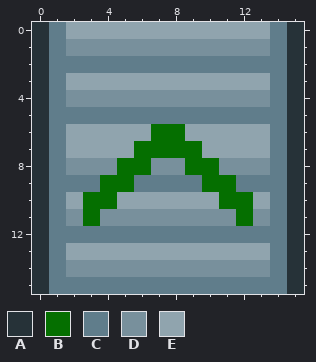
Two states of a pixel-art sprite, data/gfx/world-obj/basic-belt.png. Above, as it was before the edit.
The file is 16x16 pixels.
Palette (. is transparent): A #263238  B #056f00  C #607d8b  D #78909c  E #90a4ae
After the commit:
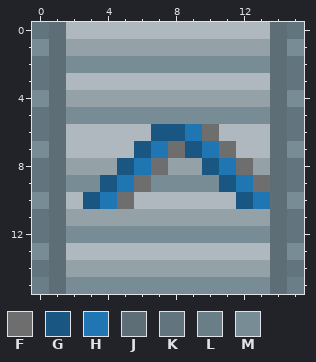
Colours new in this view: F #6e6e6e  G #195681  H #2076b2  J #5e6e76  K #62757e  L #6a7e87  M #788c95
What changed:
{"colour":"D","old":"#78909c","new":"#94a2a8"}
{"colour":"E","old":"#90a4ae","new":"#afb8be"}
{"y":0,"x":0,"old":"AC","new":"KJ"}
{"y":0,"x":14,"old":"CA","new":"JK"}
{"y":1,"x":0,"old":"AC","new":"MJ"}
{"y":1,"x":14,"old":"CA","new":"JM"}
{"y":2,"x":0,"old":"ACCCCCCCCCCCCCCA","new":"KJMMMMMMMMMMMMJK"}
{"y":3,"x":0,"old":"AC","new":"KJ"}
{"y":3,"x":14,"old":"CA","new":"JK"}
{"y":4,"x":0,"old":"AC","new":"MJ"}
{"y":4,"x":14,"old":"CA","new":"JM"}
{"y":5,"x":0,"old":"ACCCCCCCCCCCCCCA","new":"KJMMMMMMMMMMMMJK"}
{"y":6,"x":0,"old":"AC","new":"KJ"}
{"y":6,"x":7,"old":"BBEE","new":"GGHF"}
{"y":6,"x":14,"old":"CA","new":"JK"}
{"y":7,"x":0,"old":"AC","new":"MJ"}
{"y":7,"x":6,"old":"BBBBEE","new":"GHFGHF"}
{"y":7,"x":14,"old":"CA","new":"JM"}
{"y":8,"x":0,"old":"AC","new":"KJ"}
{"y":8,"x":5,"old":"BBD","new":"GHF"}
{"y":8,"x":9,"old":"BBDD","new":"DGHF"}
{"y":8,"x":14,"old":"CA","new":"JK"}
{"y":9,"x":0,"old":"ACCCBBCCCCBBCCCA","new":"KJMMGHFMMMMGHFJK"}
{"y":10,"x":0,"old":"AC","new":"MJ"}
{"y":10,"x":3,"old":"BBE","new":"GHF"}
{"y":10,"x":11,"old":"BBECA","new":"EGHJM"}
{"y":11,"x":0,"old":"AC","new":"KJ"}
{"y":11,"x":3,"old":"B","new":"D"}
{"y":11,"x":12,"old":"B","new":"D"}
{"y":11,"x":14,"old":"CA","new":"JK"}
{"y":12,"x":0,"old":"ACCCCCCCCCCCCCCA","new":"KJMMMMMMMMMMMMJK"}
{"y":13,"x":0,"old":"AC","new":"MJ"}
{"y":13,"x":14,"old":"CA","new":"JM"}
{"y":14,"x":0,"old":"AC","new":"KJ"}
{"y":14,"x":14,"old":"CA","new":"JK"}
{"y":15,"x":0,"old":"ACCCCCCCCCCCCCCA","new":"LJMMMMMMMMMMMMJL"}
{"label":"changed","picture_box":[32,22,304,294]}
